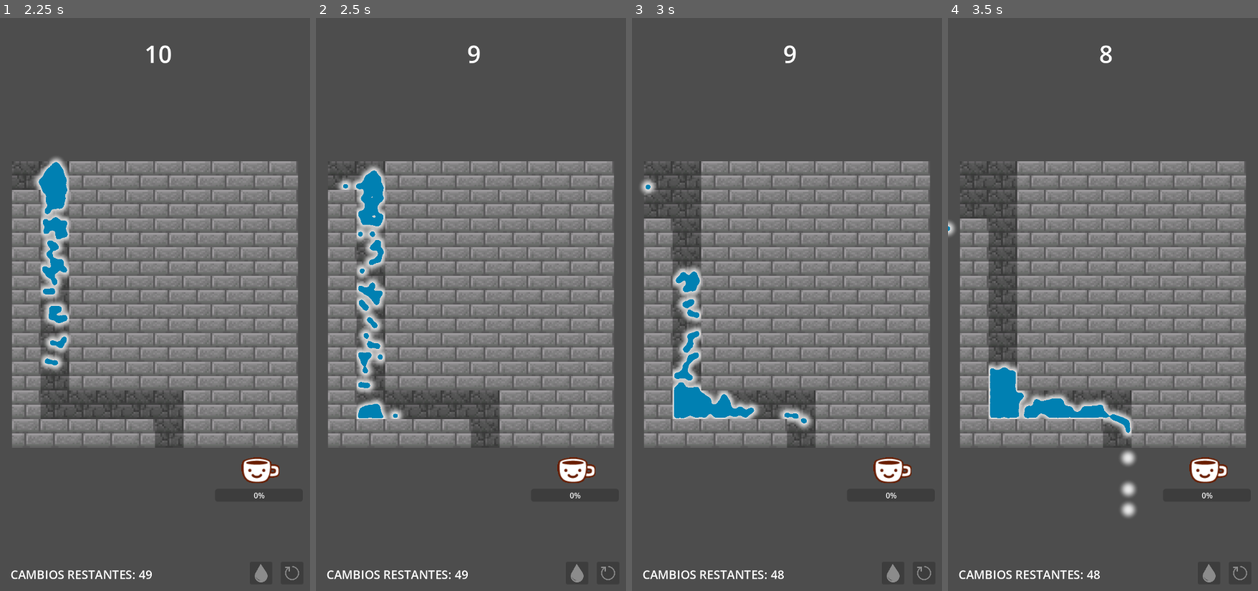
Above: before the commit, frames 1-4 (left to right).
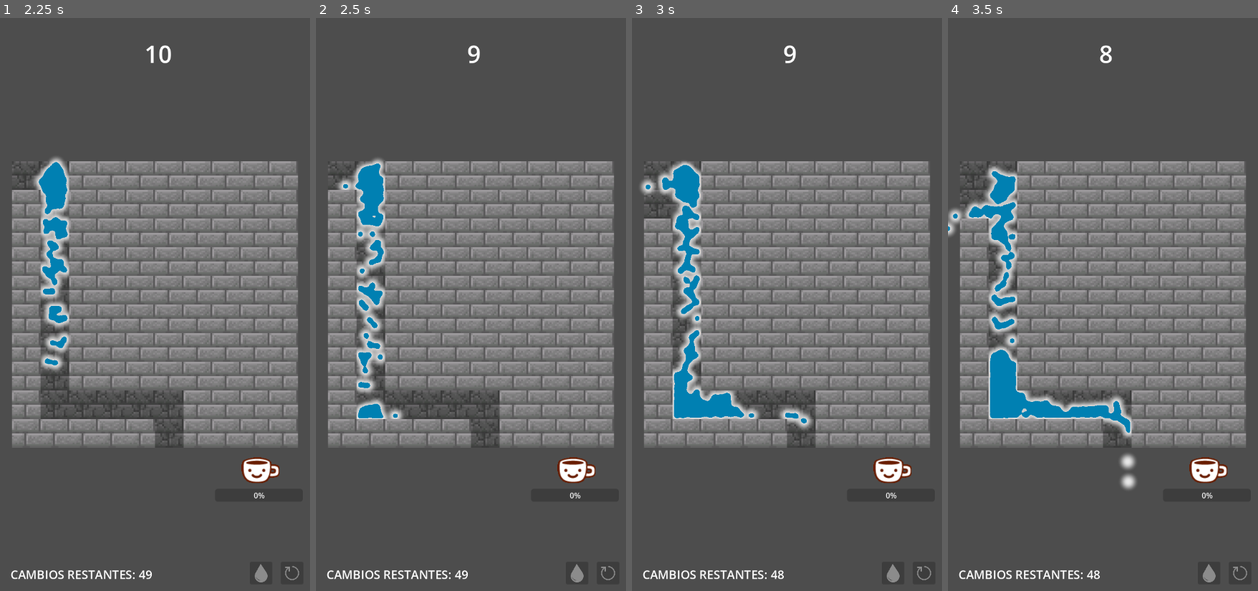
Above: after the commit, the same moments.

Repository: stchigel/WaterMazeIng
Game: Godot game, scene res://src/Main/main.tscn
Two runs of this game, one before a commit and one after it. Both use one fixed random seed, a clock stepped at 60 frames per second and the inputs below. The engine's default icon, where the game draws it, is replaced by a stand-in: a white triangle on a blue panel in a dark square.
Inputs (mouse positions are in pixels of both pictures, inside the frame that each line leads up to):
- Up to frame 1 (2.25 s): click "1" at 0.5 s; click (260, 573) at 1.25 s; move the mouse to (24, 178) at 2.02 s; click (24, 178) at 2.17 s
- Up to frame 2 (2.5 s): no input
- Up to frame 3 (3 s): move the mouse to (656, 201) at 2.77 s; click (656, 201) at 2.92 s
- Up to frame 4 (3.5 s): no input

Frame 1 is identical in both runs. In frame 2, 0.3% of the frame differs, in the area x 11-23%, y 24-35%; in frame 3, 3.0%; in frame 4, 4.2%, in the area x 0-61%, y 25-88%.

Commit message:
El spawn del agua ya no depende de los FPSs, también agregado un bloqueo para que el agua no se salga para arriba del recuadro de juego

Diff:
--- a/script/camera.gd
+++ /dev/null
@@ -1,17 +0,0 @@
-extends Camera2D
-@export var target_area: Vector2 = Vector2(4608,2624)
-var dimensions
-
-func set_camera(size: Vector2):
-	var camera_size = get_viewport().size
-	var width_ratio = size.x / camera_size.x
-	var height_ratio = size.y / camera_size.y
-	var max_ratio = max(width_ratio, height_ratio)
-	dimensions = Vector2(size.x / max_ratio, size.y / max_ratio)
-	self.zoom = Vector2(dimensions.x/size.x, dimensions.y/size.y)
-
-func _process(_delta):
-	set_camera(target_area)
-	var viewportSize := Vector2(get_viewport().size)
-	$waterShader.scale = (viewportSize / $waterShader.texture.get_size()) / zoom
-	$waterShader.global_rotation = 0
--- a/script/pointer.gd
+++ /dev/null
@@ -1,19 +0,0 @@
-extends RigidBody2D
-
-var captured: bool = true
-
-func _ready() -> void:
-	position = get_global_mouse_position()
-
-func _physics_process(delta):
-	if Input.is_mouse_button_pressed(MOUSE_BUTTON_LEFT) and $Timer.time_left == 0:
-		captured = not captured
-		$Timer.start()
-	if captured:
-		var I = 500*mass#infuence
-		var S = 20#stiffness
-		var P = get_global_mouse_position() - global_transform.origin
-		var M = mass
-		var V = linear_velocity
-		var impulse = (I*P) - (S*M*V)
-		apply_central_impulse(impulse * delta)
--- a/script/pointer.gdshader
+++ /dev/null
@@ -1,16 +0,0 @@
-shader_type canvas_item;
-
-void vertex() {
-	// Called for every vertex the material is visible on.
-}
-
-void fragment() {
-	if (texture(TEXTURE, UV).a != 0.0) {
-		COLOR.a = 1.0 - texture(TEXTURE, UV).a;
-	}
-}
-
-//void light() {
-	// Called for every pixel for every light affecting the CanvasItem.
-	// Uncomment to replace the default light processing function with this one.
-//}
--- a/script/watar.gd
+++ /dev/null
@@ -1,44 +0,0 @@
-extends Node2D
-
-var pointer: bool = true
-var attrForce: float = 500
-
-func _draw() -> void:
-	draw_colored_polygon($map/CollisionPolygon2D.polygon, Color.BLACK)
-
-func _ready() -> void:
-	get_tree().paused = false
-
-func _process(delta: float) -> void:
-	if Input.is_action_just_pressed("ui_reset"):
-		get_tree().paused = true
-		get_tree().reload_current_scene()
-		return
-	if Input.is_action_just_pressed("ui_visible"):
-		$Label3.visible = not $Label3.visible
-	if Input.is_action_just_pressed("ui_pointer"):
-		pointer = not pointer
-		$UI/pointer.global_position = get_global_mouse_position()
-		$UI/pointer.visible = pointer
-		if pointer:
-			$UI/pointer.process_mode = Node.PROCESS_MODE_INHERIT
-		else:
-			$UI/pointer.process_mode = Node.PROCESS_MODE_DISABLED
-	$UI/Icon.global_position = get_global_mouse_position()
-	$UI/Icon.visible = (not pointer) and Input.is_mouse_button_pressed(MOUSE_BUTTON_LEFT)
-	var dropCount: int = 0
-	for wg in get_tree().get_nodes_in_group("waterGenerator"):
-		dropCount += wg.objects.size()
-	print("FPS: %s, drop count: %s, node count: %s" % [Engine.get_frames_per_second(), dropCount, get_tree().get_node_count()])
-	$Label2.text = "FPS: %s, drop count: %s, node count: %s" % [Engine.get_frames_per_second(), dropCount, get_tree().get_node_count()]
-
-
-func _on_line_edit_text_changed(new_text: String) -> void:
-	if new_text.is_valid_float():
-		attrForce = int(new_text)
-
-
-func _on_line_edit_text_submitted(new_text: String) -> void:
-	if new_text.is_valid_float():
-		attrForce = int(new_text)
-		$LineEdit.release_focus()
--- a/script/waterGenerator.gd
+++ b/scripts/waterGenerator.gd
@@ -8,6 +8,8 @@
 var attrForce: float = 0.0
 var distanciaAguas = 6480
 var dropping = false
+var spawn_rate = 60
+var accumulator = 0.0
 
 
 func create_object(pos: Vector2) -> void:
@@ -53,10 +55,13 @@
 func _exit_tree() -> void:
 	clear_water()
 
-func _process(_delta: float) -> void:
+func _process(delta: float) -> void:
 	attrForce = get_parent().attrForce
 	if dropping:
-		create_object(global_position + Vector2(randf() - 0.5, randf() - 0.5).normalized() * spawnRad * randf())
+		accumulator += delta * spawn_rate
+		while accumulator >= 1.0:
+			create_object(global_position + Vector2(randf() - 0.5, randf() - 0.5).normalized() * spawnRad * randf())
+			accumulator -= 1.0
 
 func _on_play_pressed() -> void:
 	dropping = true
@@ -83,3 +88,9 @@
 		objects.erase(body)
 		body.queue_free()
 		get_parent().acumular_agua()
+
+
+func _on_afuera_body_entered(body: Node2D) -> void:
+	if body is RigidBody2D and objects.has(body):
+		objects.erase(body)
+		body.queue_free()
--- a/src/Game/game.gd
+++ b/src/Game/game.gd
@@ -4,7 +4,8 @@
 @onready var anchor := $GridMiddle
 var pointer: bool = true
 var attrForce: float = 500
-var cantAguaPorSegundo = 25
+var cantAguaPorSegundo = 60
+var cantAguaParaGanar = 0.5
 
 var id: int
 var maxCambios: int
@@ -44,7 +45,7 @@
 	asignar_variables()
 	$CountdownLabel.visible = false
 	$Reiniciar.disabled=true
-	$AguaRecibida.max_value = Global.nivelData.cantAgua*cantAguaPorSegundo
+	$AguaRecibida.max_value = cantAgua*cantAguaPorSegundo*cantAguaParaGanar
 	cambiosActual=maxCambios
 	$Cambios.text=str(cambiosActual)
 	$Timer.wait_time=nivelData.cantAgua
@@ -75,6 +76,7 @@
 	for child in anchor.get_children():
 		child.queue_free()
 	$waterGen.clear_water()
+	$waterGen.accumulator = 0
 	generar_grilla()
 
 func _process(delta: float) -> void:
@@ -84,7 +86,7 @@
 func acumular_agua():
 	aguaAcumulada+=1
 	$AguaRecibida.value += 1
-	if(aguaAcumulada>=cantAgua*cantAguaPorSegundo):
+	if(aguaAcumulada>=cantAgua*cantAguaPorSegundo*cantAguaParaGanar):
 		call_deferred("_finalizar")
 		#Acá usé call_deferred porque me salia error
 
--- a/src/Game/game.tscn
+++ b/src/Game/game.tscn
@@ -1,7 +1,7 @@
 [gd_scene format=3 uid="uid://qrwsivekumip"]
 
-[ext_resource type="Script" uid="uid://crgsafuguldq1" path="res://script/waterGenerator.gd" id="1_60cvd"]
-[ext_resource type="Shader" uid="uid://bkhw3uhyhtv6g" path="res://script/waterEffect.gdshader" id="1_k6qo2"]
+[ext_resource type="Script" uid="uid://crgsafuguldq1" path="res://scripts/waterGenerator.gd" id="1_60cvd"]
+[ext_resource type="Shader" uid="uid://bkhw3uhyhtv6g" path="res://shaders/waterEffect.gdshader" id="1_k6qo2"]
 [ext_resource type="Script" uid="uid://nk2kt741qrpc" path="res://src/Game/game.gd" id="1_sag4g"]
 [ext_resource type="PackedScene" uid="uid://co04ktpk0faq1" path="res://src/Cuadrado/cuadrado.tscn" id="2_7m6cs"]
 [ext_resource type="Texture2D" uid="uid://b122w26hx0xvi" path="res://assets/icon.svg" id="3_3s8ir"]
@@ -21,6 +21,12 @@
 [sub_resource type="RectangleShape2D" id="RectangleShape2D_drysr"]
 size = Vector2(649, 20)
 
+[sub_resource type="RectangleShape2D" id="RectangleShape2D_0qd4d"]
+size = Vector2(85, 12)
+
+[sub_resource type="RectangleShape2D" id="RectangleShape2D_ysswf"]
+size = Vector2(606, 60)
+
 [node name="Game" type="Node2D" unique_id=1928986223]
 script = ExtResource("1_sag4g")
 celda_scene = ExtResource("2_7m6cs")
@@ -35,8 +41,8 @@
 [node name="waterShader" type="Sprite2D" parent="Camera2D" unique_id=1035563274]
 z_index = 1
 material = SubResource("ShaderMaterial_sag4g")
-position = Vector2(0, -2.2053719e-05)
-scale = Vector2(5.5624995, 4.906251)
+position = Vector2(0, 4.5000024)
+scale = Vector2(5.5624995, 4.8359375)
 texture = ExtResource("3_3s8ir")
 
 [node name="waterGen" type="Marker2D" parent="." unique_id=173065101 groups=["waterGenerator"]]
@@ -102,6 +108,14 @@
 position = Vector2(324.5, 999)
 shape = SubResource("RectangleShape2D_drysr")
 
+[node name="CollisionShape2D2" type="CollisionShape2D" parent="Afuera" unique_id=197429542]
+position = Vector2(41.5, 288)
+shape = SubResource("RectangleShape2D_0qd4d")
+
+[node name="CollisionShape2D3" type="CollisionShape2D" parent="Afuera" unique_id=483028541]
+position = Vector2(188, 288)
+shape = SubResource("RectangleShape2D_0qd4d")
+
 [node name="Timer2" type="Timer" parent="." unique_id=1544255554]
 wait_time = 10.0
 one_shot = true
@@ -122,8 +136,16 @@
 offset_right = 635.0
 offset_bottom = 1013.0
 
+[node name="Cubo4" type="StaticBody2D" parent="." unique_id=903695127]
+position = Vector2(0, -60)
+
+[node name="CollisionShape2D3" type="CollisionShape2D" parent="Cubo4" unique_id=1656116863]
+position = Vector2(328, 325.00003)
+shape = SubResource("RectangleShape2D_ysswf")
+
 [connection signal="pressed" from="Reiniciar" to="." method="_on_reiniciar_pressed"]
 [connection signal="pressed" from="Play" to="waterGen" method="_on_play_pressed"]
 [connection signal="timeout" from="Timer" to="waterGen" method="_on_timer_timeout"]
 [connection signal="body_entered" from="Meta" to="waterGen" method="_on_meta_body_entered"]
+[connection signal="body_entered" from="Afuera" to="waterGen" method="_on_afuera_body_entered"]
 [connection signal="timeout" from="Timer2" to="waterGen" method="_on_timer_2_timeout"]
--- a/src/Main/main.gd
+++ b/src/Main/main.gd
@@ -13,7 +13,7 @@
 	[1, 0, 1, 1, 1, 1, 1, 1, 1, 1],
 	[1, 0, 0, 0, 0, 0, 1, 1, 1, 1],
 	[1, 1, 1, 1, 1, 0, 1, 1, 1, 1]
-], [], 50, 1.0, 5))
+], [], 50, 2.0, 5))
 	niveles.append(NivelData.new(2, [
 	[1, 0, 1, 1, 1, 1, 1, 1, 1, 1],
 	[1, 0, 1, 1, 1, 1, 1, 1, 1, 1],
@@ -25,7 +25,7 @@
 	[1, 1, 1, 1, 0, 1, 1, 1, 1, 1],
 	[1, 1, 1, 1, 0, 1, 1, 1, 1, 1],
 	[1, 1, 1, 1, 0, 1, 1, 1, 1, 1]
-], [], 9, 2.0, 2))
+], [], 9, 3.0, 2))
 	niveles.append(NivelData.new(3, [
 	[1, 0, 1, 1, 1, 1, 1, 1, 1, 1],
 	[1, 0, 1, 1, 1, 1, 1, 1, 1, 1],
Binary file removed: assets/Basic_red_dot.png
Not shown, removed: assets/Basic_red_dot.png.import
Binary file removed: assets/empty.png
Not shown, removed: assets/empty.png.import
Not shown, removed: script/camera.gd.uid
Not shown, removed: script/pointer.gd.uid
Not shown, removed: script/pointer.gdshader.uid
Not shown, removed: script/watar.gd.uid
Renamed: script/waterGenerator.gd.uid -> scripts/waterGenerator.gd.uid
Renamed: script/waterEffect.gdshader -> shaders/waterEffect.gdshader
Renamed: script/waterEffect.gdshader.uid -> shaders/waterEffect.gdshader.uid
Not shown, added: tools/creador-niveles.html
